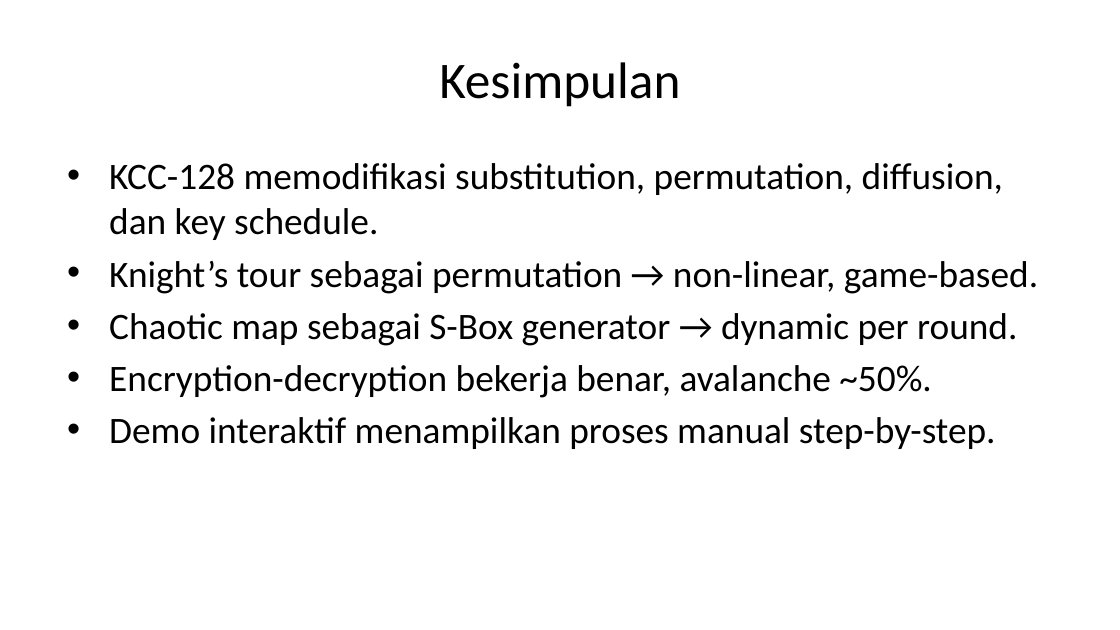
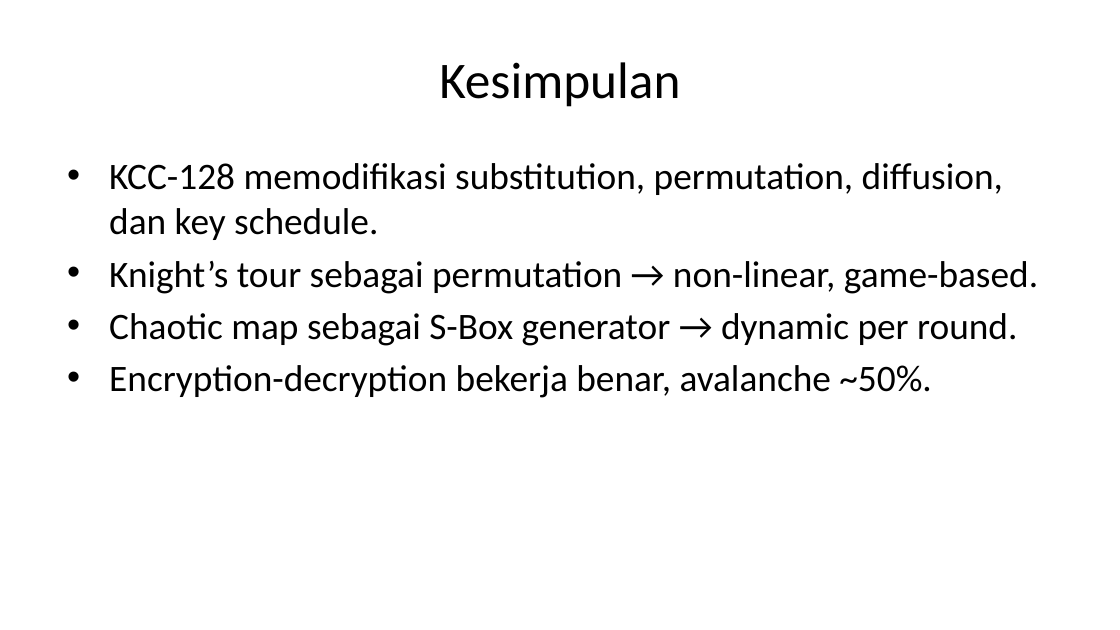
Before and after one commit to riskihajar/knight-chaos-cipher, a slide deck: slide 13 of slides/slides-knight-chaos-cipher.pptx (slide 15 before the commit). Drawn at 1120x630 pixels with LibreOffice and Linux fonts; fonts in the diff are those of the drawing. Boxes give left, top, right and bottom in pixels: in the first picture for what was removed or moved away, otherwise in the second. Text is boxed around its words. In the diff, an @@ line names an element or a change of style, - is before the commit and + after.

Commit message:
Refresh report slides and demo walkthrough

```diff
--- a/slides/slides-knight-chaos-cipher.pptx
+++ b/slides/slides-knight-chaos-cipher.pptx
@@ text at <box>109,417,996,449</box>: paragraph removed @@
-• Demo interaktif menampilkan proses manual step-by-step.
```
Also in this commit, not shown: 3 slides removed, 7 other files.
